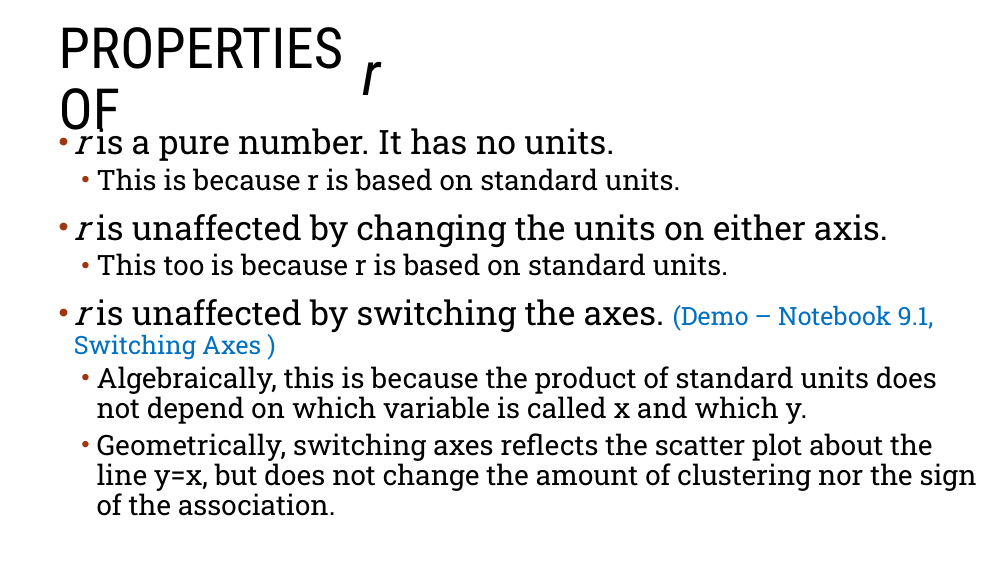
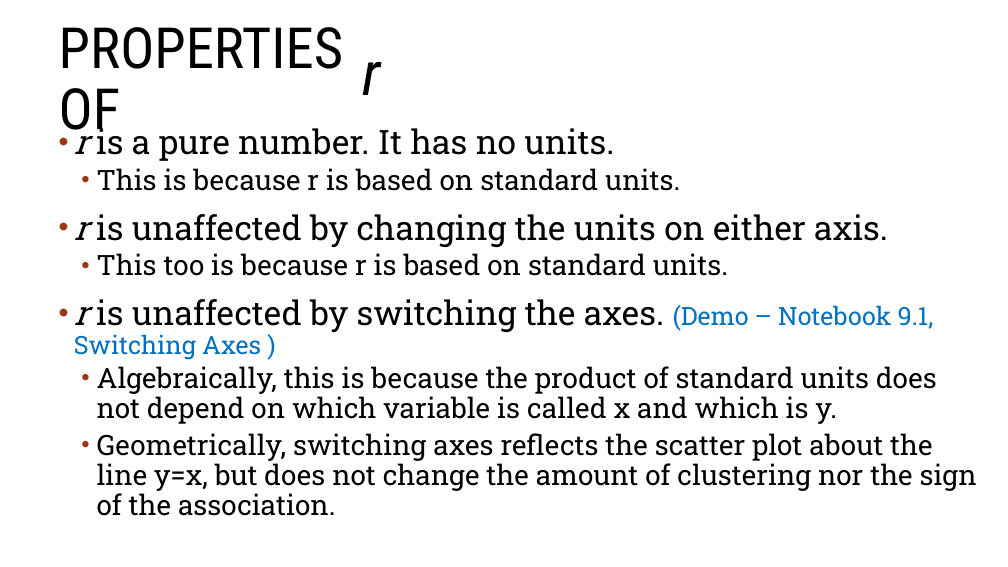
Before and after one commit to blprickett/current-Ling190D, a slide deck: slide 9 of module9/9-slides.pptx. Drawn at 1008x567 pixels with LibreOffice and Linux fonts; fonts in the diff are those of the drawing; background and template pictures are left out. Boxes give left, top, right and bottom in pixels: in the first picture for what was removed or moved away, otherwise in the second. Text is boxed around its words. In the diff, an @@ line names an element or a change of style, - is before the commit and + after.

```diff
--- a/module9/9-slides.pptx
+++ b/module9/9-slides.pptx
@@ text at (97,366,937,424): text changed @@
-  • Algebraically, this is because the product of standard units does not depend on which variable is called x and which y.
+  • Algebraically, this is because the product of standard units does not depend on which variable is called x and which is y.
```
Also in this commit, not shown: 3 other slides changed.
